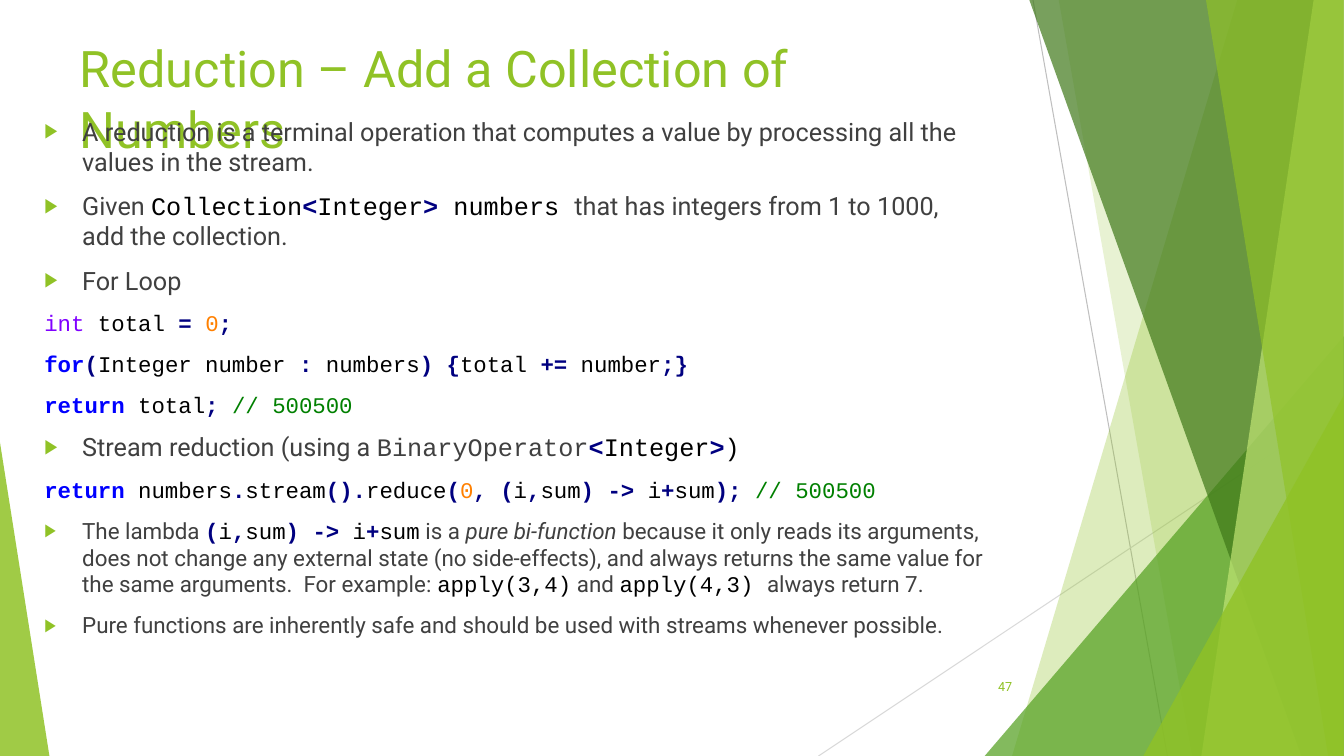
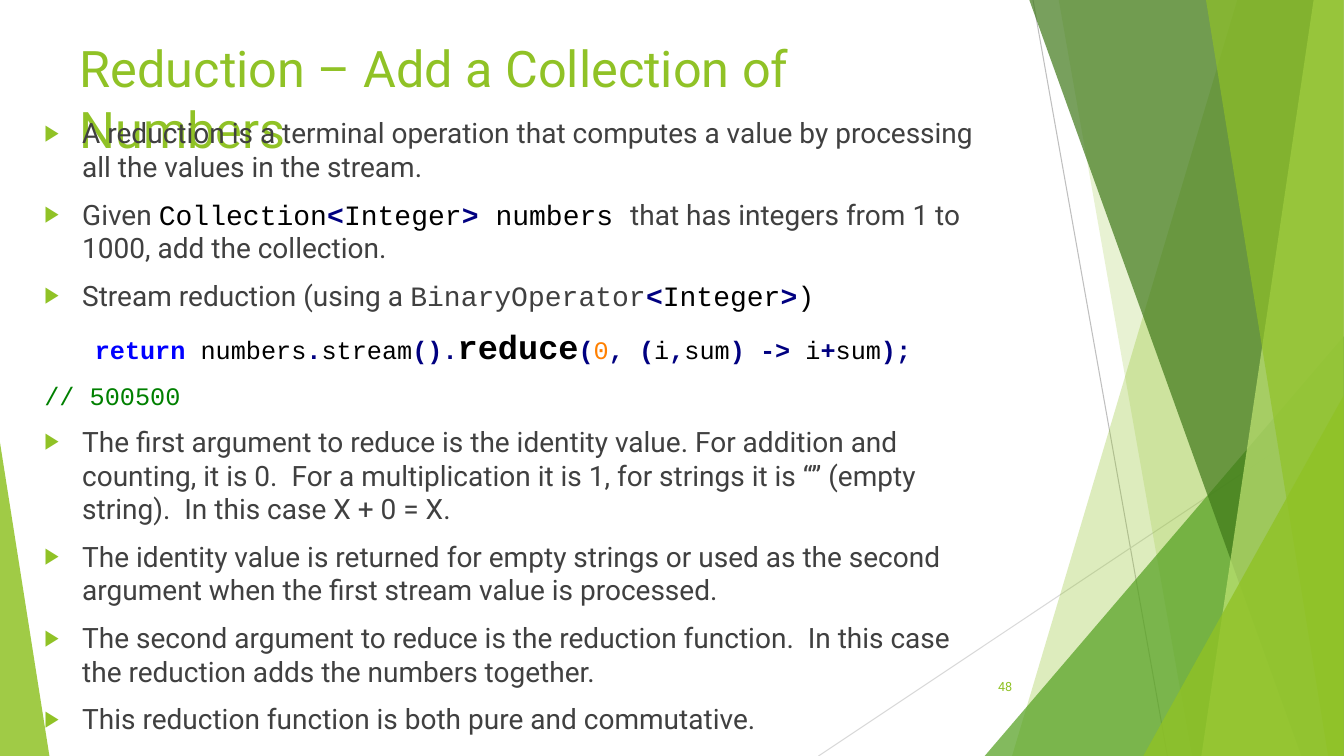
Before and after one commit to RichardRoda/2017-CodePaLOUsa-Lambda, a slide deck: slide 48 of Learning to Love the Lambda in the Stream.pptx (slide 47 before the commit). Drawn at 1344x756 pixels with LibreOffice and Linux fonts; fonts in the diff are those of the drawing. Boxes give left, top, right and bottom in pixels: in the first picture for what was removed or moved away, otherwise in the second. Text is boxed around its words. In the diff, an @@ line names an element or a change of style, - is before the commit and + after.

Commit message:
Use large bold font to emphasize the parts of the example that are relevant to what is being discussed in the slide.

```diff
--- a/Learning to Love the Lambda in the Stream.pptx
+++ b/Learning to Love the Lambda in the Stream.pptx
@@ text at (82, 118, 972, 312): size 18 to 20 pt in "A reduction is a terminal operation that ...", "Given Collection<Integer> numbers that has integers from ...", "Stream reduction (using a BinaryOperator<Integer>)" @@
@@ text at (44, 272, 688, 417): paragraphs removed @@
-▶ For Loop
-int total = 0;
-for(Integer number : numbers) {total += number;}
-return total; // 500500
@@ text at (82, 335, 950, 688): text changed; size 16 to 20 pt @@
-return numbers.stream().reduce(0, (i,sum) -> i+sum); // 500500
-▶ The lambda (i,sum) -> i+sum is a pure bi-function because it only reads its arguments, does not change any external state (no side-effects), and always returns the same value for the same arguments. For example: apply(3,4) and apply(4,3) always return 7.
-▶ Pure functions are inherently safe and should be used with streams whenever possible.
+return numbers.stream().reduce(0, (i,sum) -> i+sum);
+// 500500
+▶ The first argument to reduce is the identity value. For addition and counting, it is 0. For a multiplication it is 1, for strings it is “” (empty string). In this case X + 0 = X.
+▶ The identity value is returned for empty strings or used as the second argument when the first stream value is processed.
+▶ The second argument to reduce is the reduction function. In this case the reduction adds the numbers together.
+▶ This reduction function is both pure and commutative.
@@ page number at (998, 682, 1012, 691): text changed @@
-47
+48
```
Also in this commit, not shown: 23 other slides changed, 1 slide added, 1 other file.
